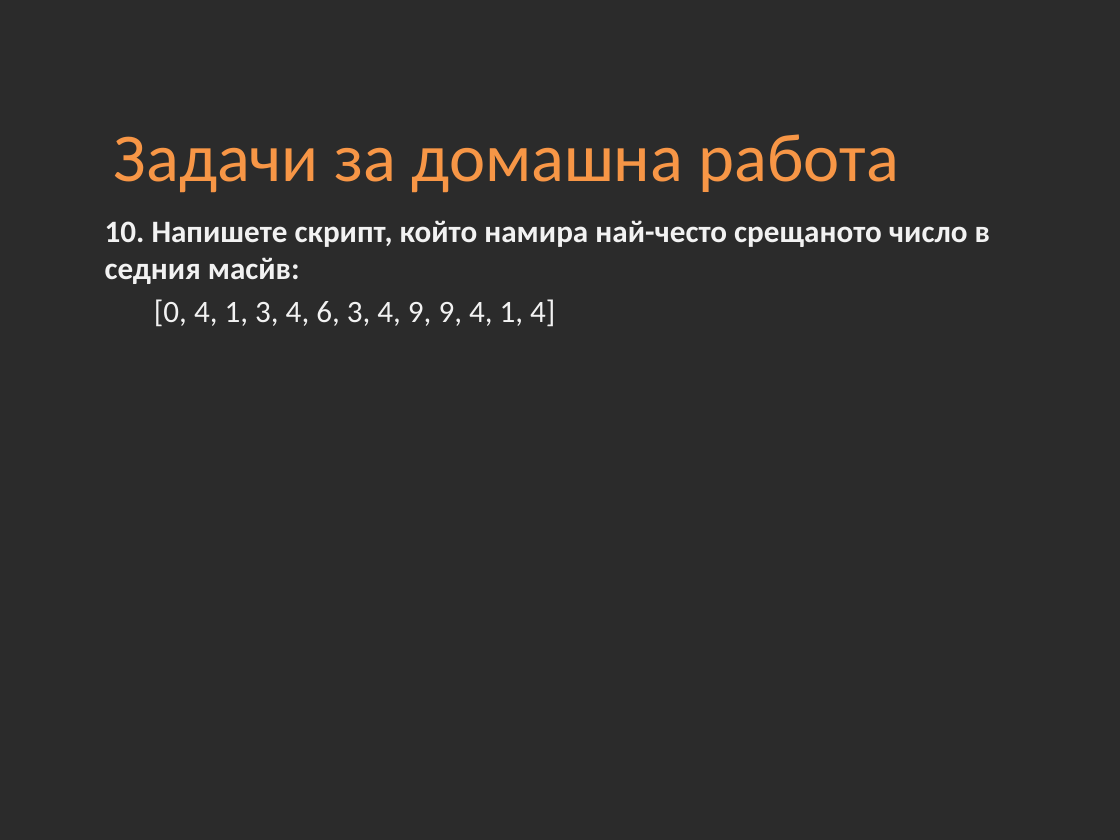
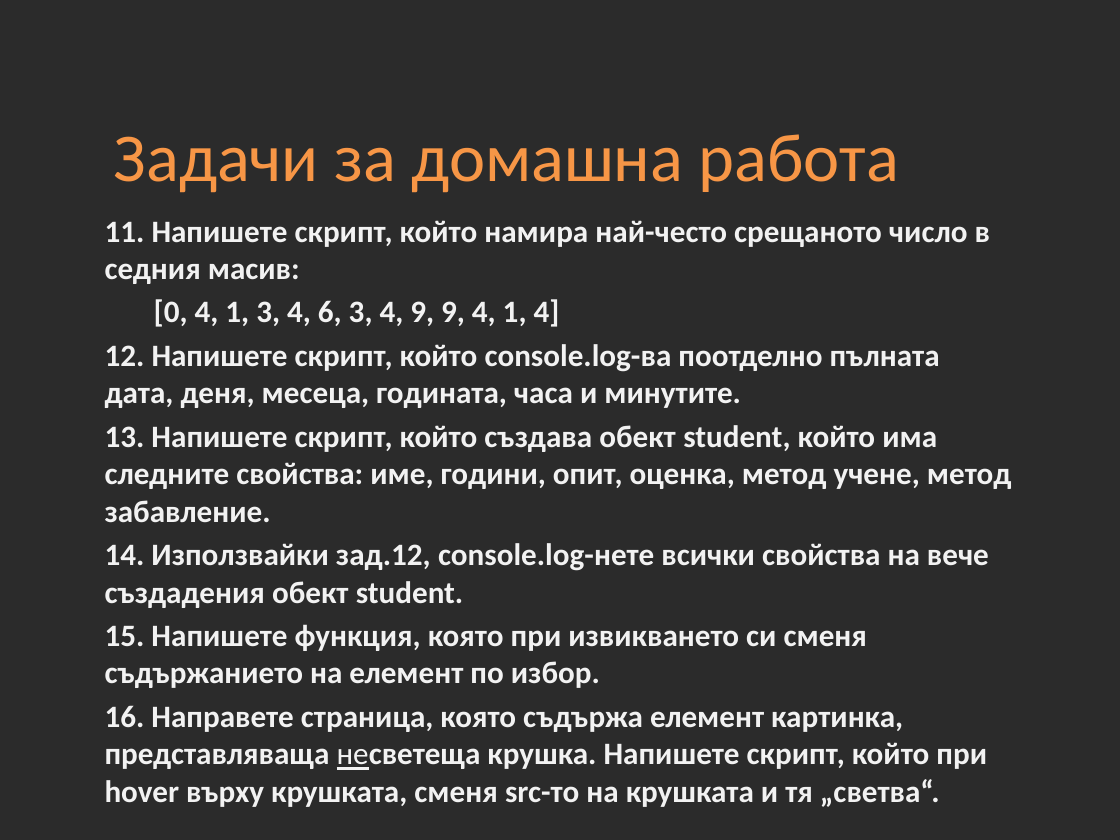
Before and after one commit to Academy-Soft-Intellect/Front-End-Course, a slide deck: slide 76 of 10-JavaScript-Basics.pptx. Drawn at 1120x840 pixels with LibreOffice and Linux fonts; fonts in the diff are those of the drawing; background and template pictures are left out; a plain dark background stands for a picture behind light text. Boxes give left, top, right and bottom in pixels: in the first picture for what was removed or moved away, otherwise in the second. Text is boxed around its words. In the diff, an @@ line names an element or a change of style, - is before the commit and + after.

```diff
--- a/10-JavaScript-Basics.pptx
+++ b/10-JavaScript-Basics.pptx
@@ text at [105, 220, 990, 284]: text changed @@
-10. Напишете скрипт, който намира най-често срещаното число в седния масйв:
+11. Напишете скрипт, който намира най-често срещаното число в седния масив:
@@ text at [154, 299, 560, 327]: bold on in "[0, 4, 1, 3, 4, 6, 3, ..." @@
@@ text at [105, 344, 1012, 770]: paragraphs added @@
+12. Напишете скрипт, който console.log-ва поотделно пълната дата, деня, месеца, годината, часа и минутите.
+13. Напишете скрипт, който създава обект student, който има следните свойства: име, години, опит, оценка, метод учене, метод забавление.
+14. Използвайки зад.12, console.log-нете всички свойства на вече създадения обект student.
+15. Напишете функция, която при извикването си сменя съдържанието на елемент по избор.
+16. Направете страница, която съдържа елемент картинка, представляваща несветеща крушка. Напишете скрипт, който при hover върху крушката, сменя src-то на крушката и тя „светва“.
```
Also in this commit, not shown: 2 other slides changed.
